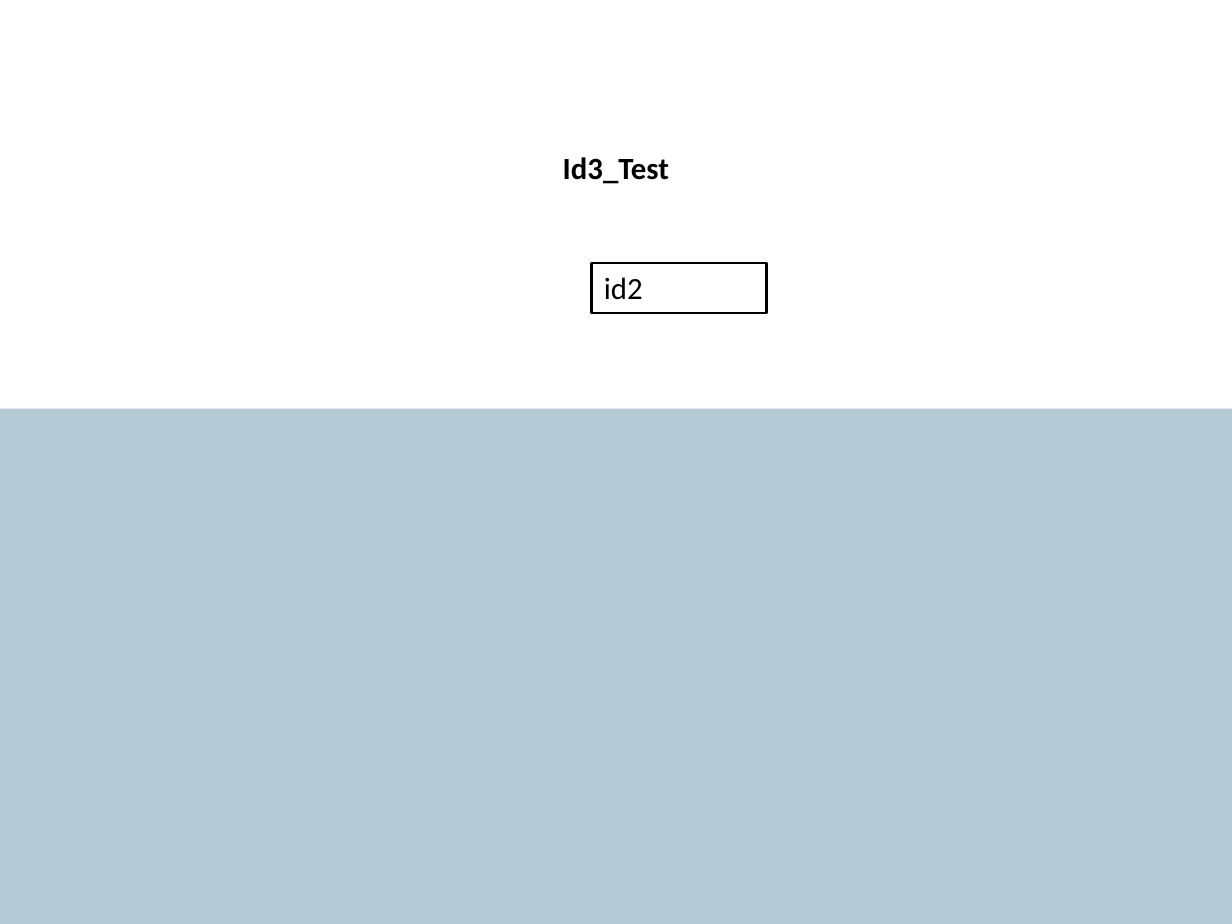
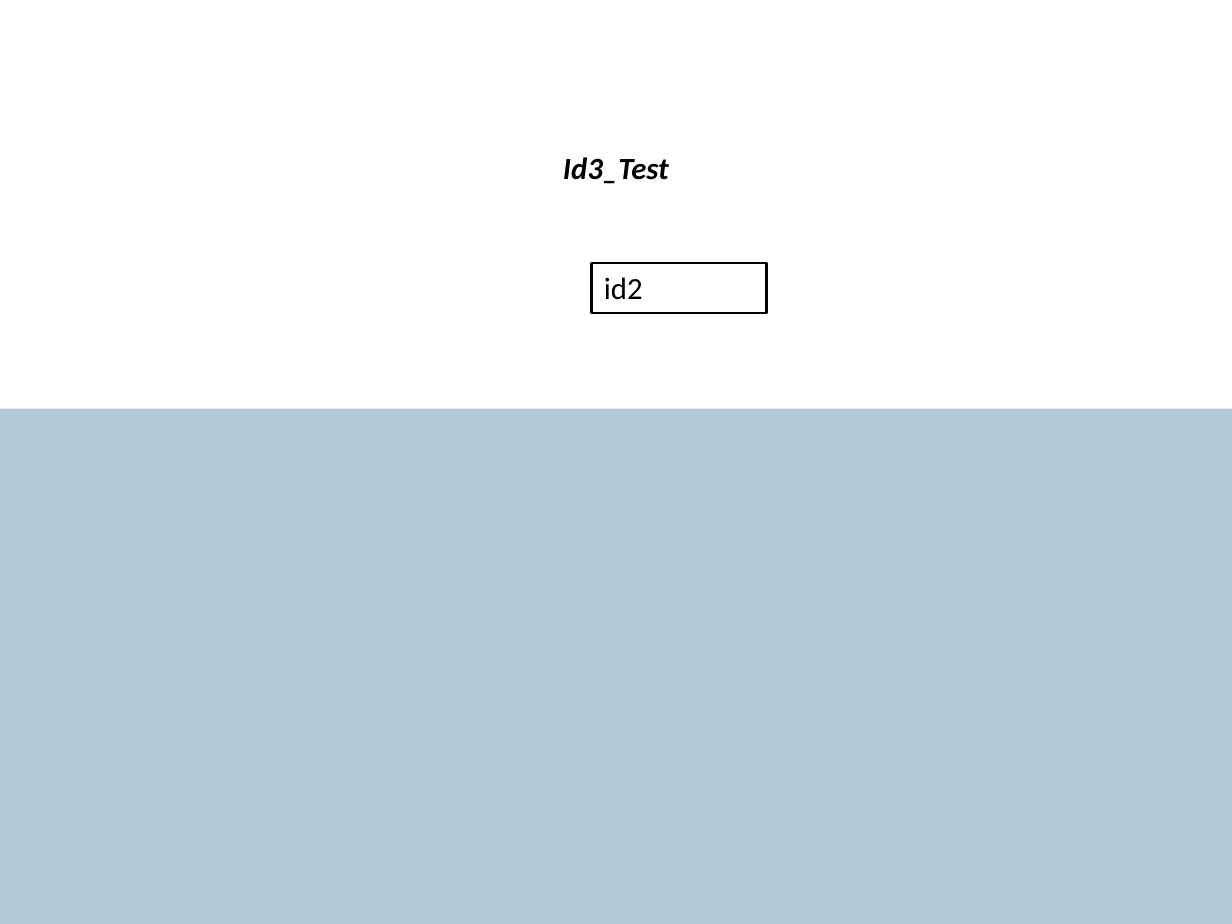
Before and after one commit to ShapeCrawler/ShapeCrawler, a slide deck: slide 1 of ShapeCrawler.Tests.Unit/Resource/020.pptx. Drawn at 1232x924 pixels with LibreOffice and Linux fonts; fonts in the diff are those of the drawing. Boxes give left, top, right and bottom in pixels: in the first picture for what was removed or moved away, otherwise in the second. Text is boxed around its words. In the diff, an @@ line names an element or a change of style, - is before the commit and + after.

```diff
--- a/ShapeCrawler.Tests.Unit/Resource/020.pptx
+++ b/ShapeCrawler.Tests.Unit/Resource/020.pptx
@@ rectangle "Id3_Test" at box(0, 0, 1232, 409): italic on @@
```
Also in this commit, not shown: 6 other files.
